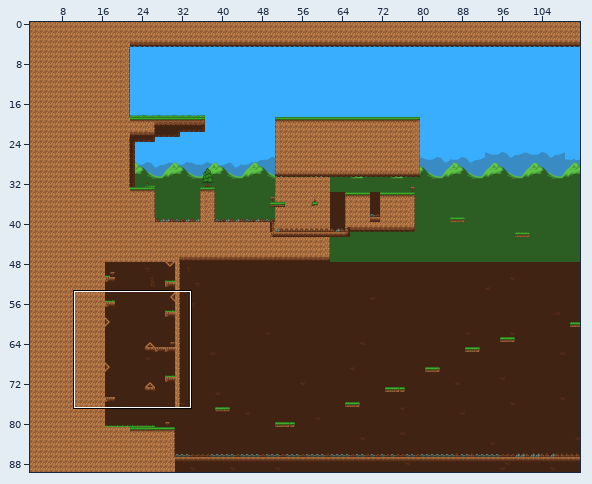
Tiled map, stored at JocDev/Game/maps/Level2.tmx. Above: a wide view before the commit, with the close-up outlined.
Close-up. Old version:
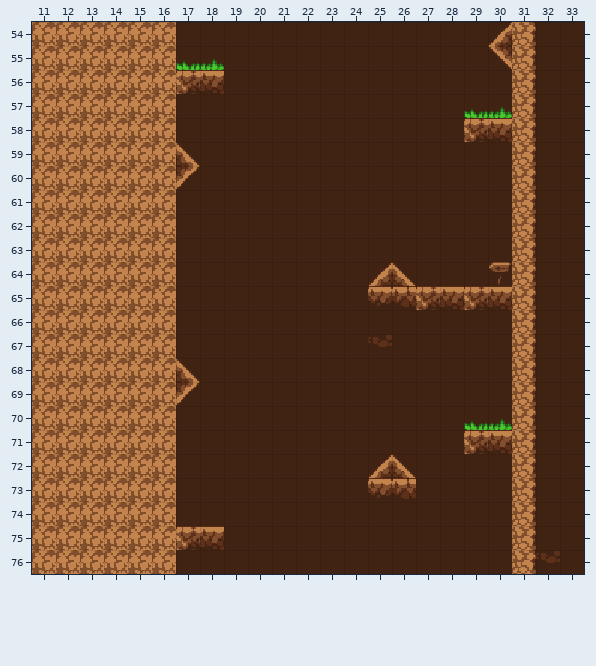
Cells are 16x16 px. Shown: x 11..33, y 54..76.
The result:
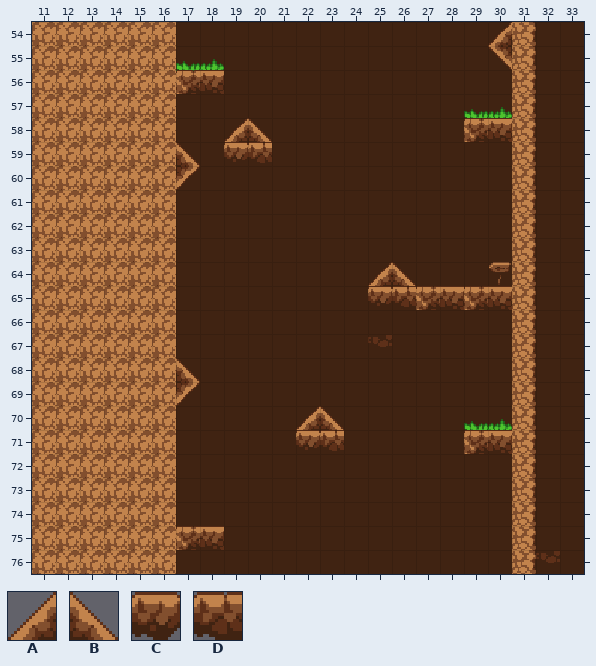
Key: from "tileset2": A 20, B 21, C 36, D 37.
_ is an empty cell.
The exact change:
Layer "Platforms":
y 58: x 19..20 __ -> AB
y 59: x 19..20 __ -> CD
y 70: x 22..23 __ -> AB
y 71: x 22..23 __ -> CD
y 72: x 25..26 AB -> __
y 73: x 25..26 CD -> __
Pixel boxes of the changes (left, top, right, bottom) in both close-ups:
added: (224, 118, 272, 163)
added: (296, 406, 344, 451)
removed: (368, 454, 416, 499)
